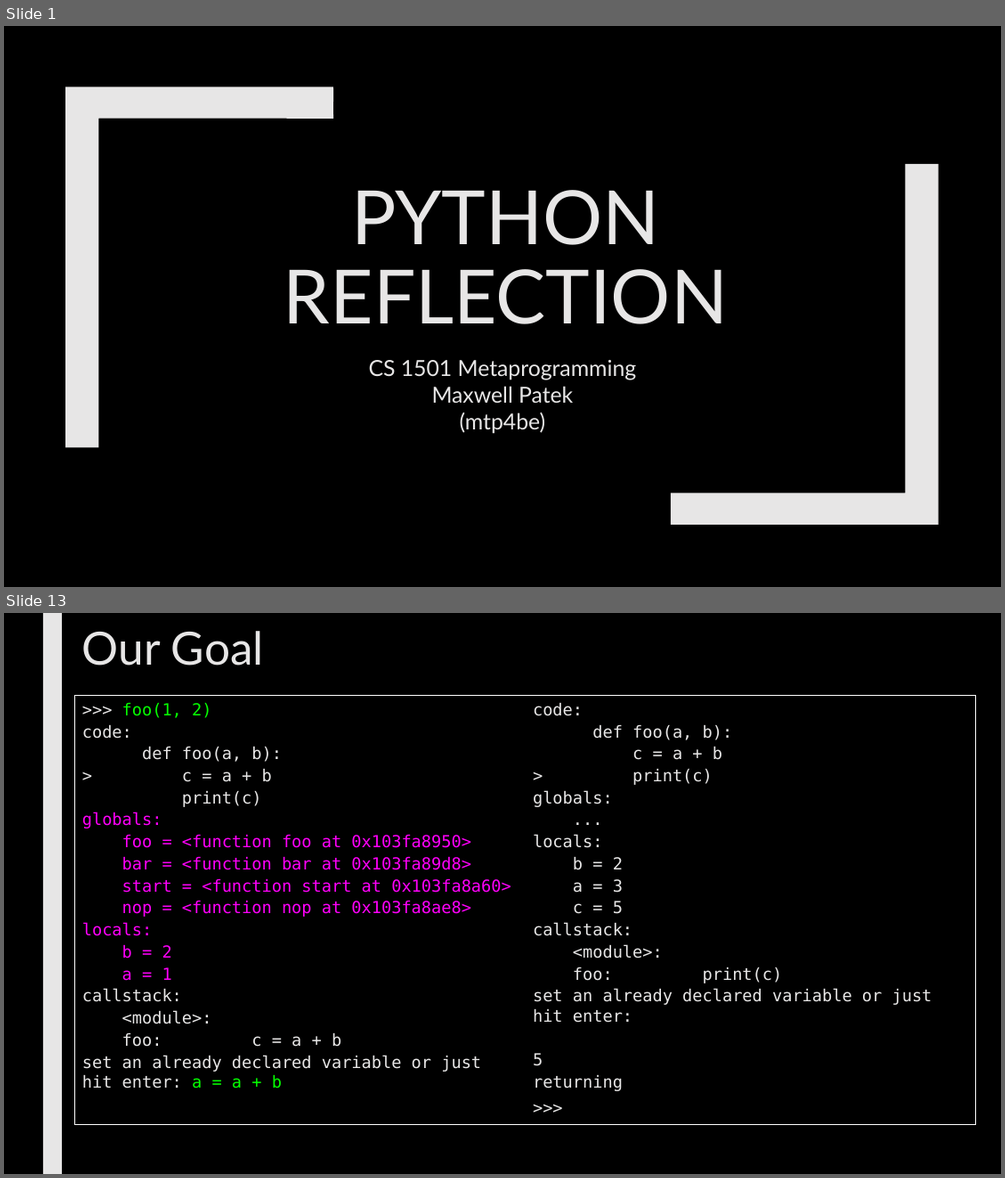
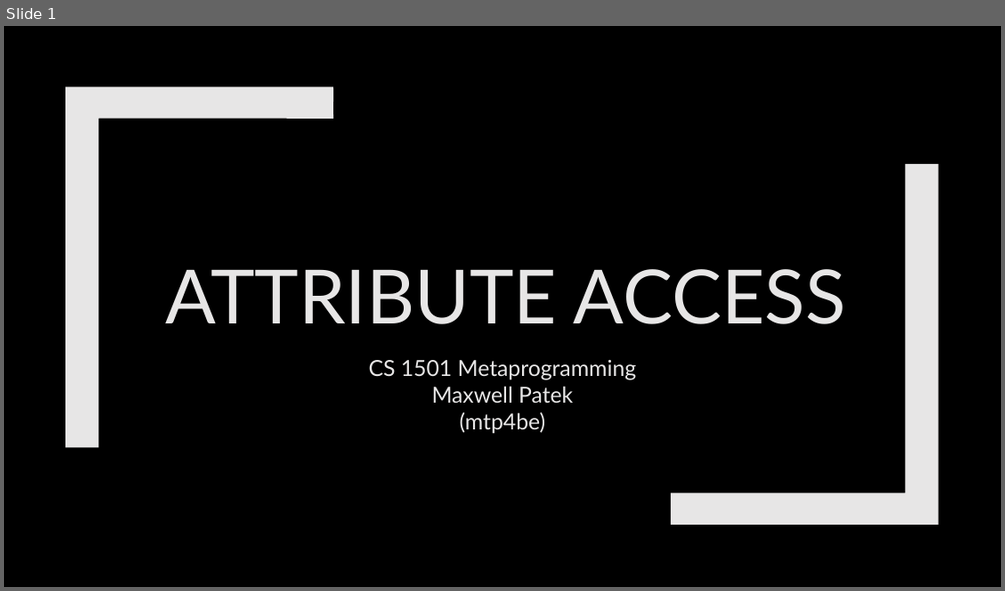
Before and after one commit to max7patek/metaprogramming, a slide deck: slides/07-AttributeAccess.pptx. Shown one above the other, each under a label of ours: slides 1 and 13 before the commit, slide 1 after it; the slides between them are not shown. The pictures are 1005x1178 and 1005x591 pixels, drawn with LibreOffice and Linux fonts; fonts in the diff are those of the drawing. Boxes give left, top, right and bottom in pixels: in the first picture for what was removed or moved away, otherwise in the second. Text is boxed around its words. In the diff, an @@ line names an element or a change of style, - is before the commit and + after.

Commit message:
added attribute and descriptor stuff

```diff
--- a/slides/07-AttributeAccess.pptx
+++ b/slides/07-AttributeAccess.pptx
@@ slide 13 removed at (x1=4, y1=613, x2=1001, y2=1174), background #000000 @@
@@ rectangle removed at (x1=43, y1=613, x2=62, y2=1174) @@
@@ title removed at (x1=82, y1=631, x2=264, y2=666) @@
-Our Goal
@@ rectangle removed at (x1=75, y1=695, x2=976, y2=1125) @@
->>> foo(1, 2)
-code:
-def foo(a, b):
-> c = a + b
-print(c)
-globals:
-foo = <function foo at 0x103fa8950>
-bar = <function bar at 0x103fa89d8>
-start = <function start at 0x103fa8a60>
-nop = <function nop at 0x103fa8ae8>
-locals:
-b = 2
-a = 1
-callstack:
-<module>:
-foo: c = a + b
-set an already declared variable or just hit enter: a = a + b
-code:
-def foo(a, b):
-c = a + b
-> print(c)
-globals:
-...
-locals:
-b = 2
-a = 3
-c = 5
-callstack:
-<module>:
-foo: print(c)
-set an already declared variable or just hit enter:
-5
-returning
->>>
@@ slide 1 changed as well @@
@@ title at (x1=165, y1=269, x2=846, y2=324): text changed @@
-PYTHON REFLECTION
+ATTRIBUTE ACCESS
```
Also in this commit, not shown: 18 slides added, 32 other slides removed, 1 other file.
